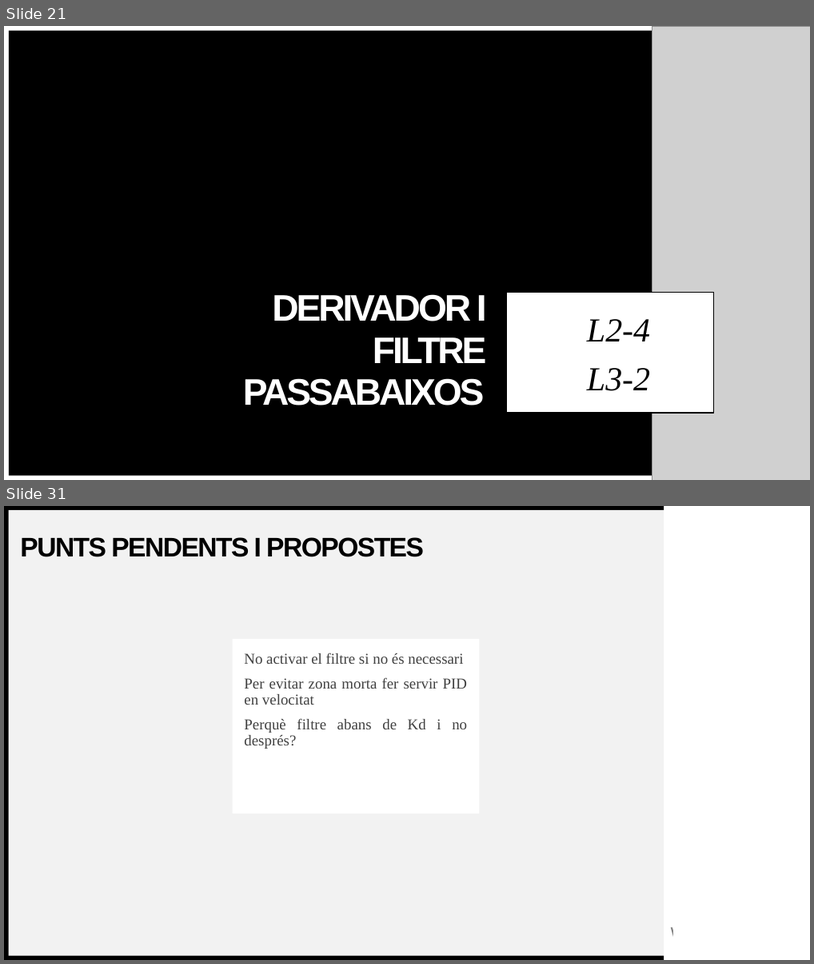
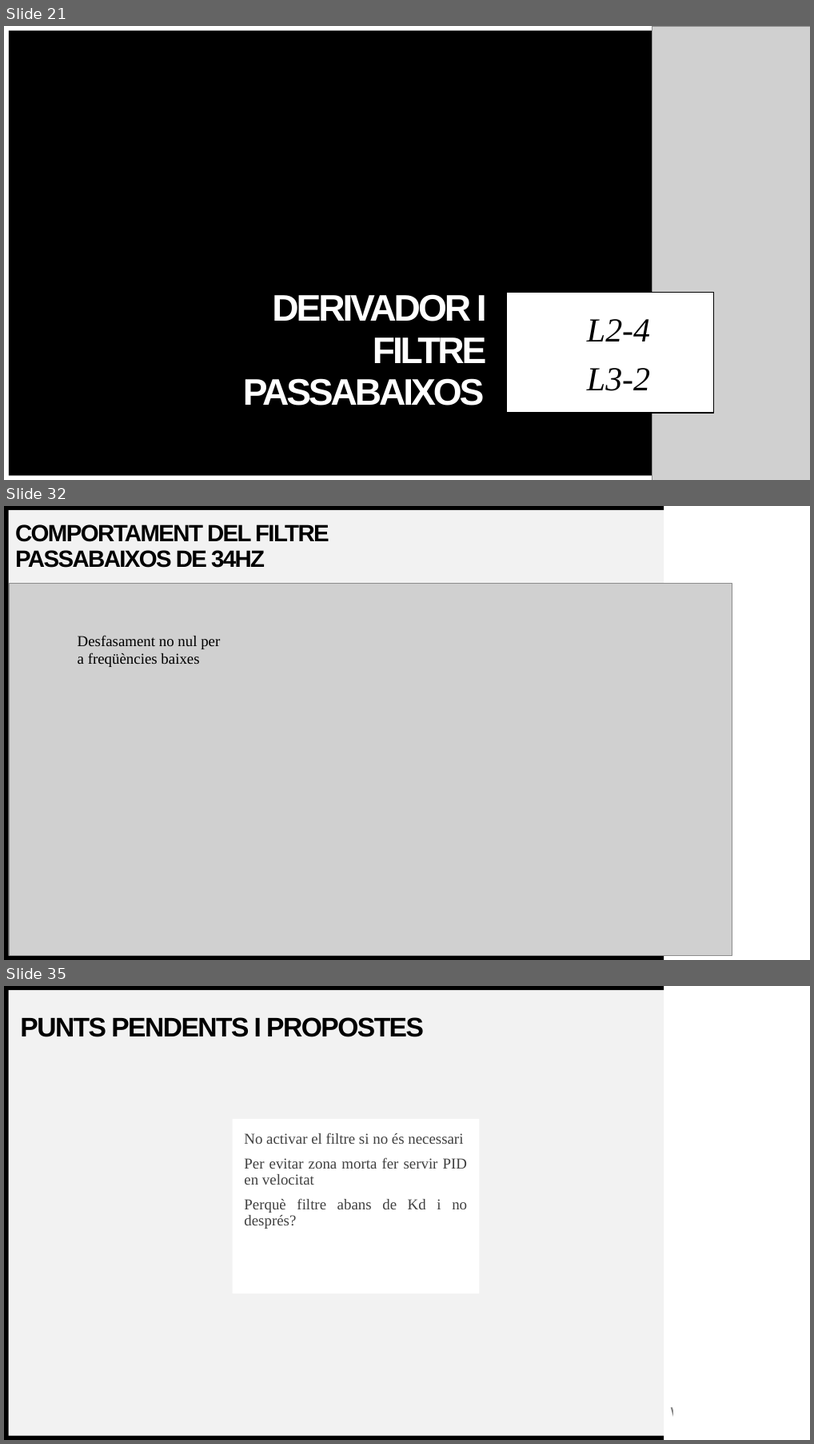
Before and after one commit to Argyrum/TFG-Control, a slide deck: Presentacions/Resultats de l’Anàlisi de la Planta de DS - Compendi 1-4 .pptx. Shown one above the other, each under a label of ours: slides 21 and 31 before the commit, slides 21, 32 and 35 after it; the slides between them are not shown. The pictures are 814x964 and 814x1444 pixels, drawn with LibreOffice and Linux fonts; fonts in the diff are those of the drawing; grey boxes stand for pictures. Boxes give left, top, right and bottom in pixels: in the first picture for what was removed or moved away, otherwise in the second. Text is boxed around its words. In the diff, an @@ line names an element or a change of style, - is before the commit and + after.

```diff
--- a/Presentacions/Resultats de l’Anàlisi de la Planta de DS - Compendi 1-4 .pptx
+++ b/Presentacions/Resultats de l’Anàlisi de la Planta de DS - Compendi 1-4 .pptx
@@ slide 32 added at [4,506,810,960], background #FFFFFF; not listed: 6 template elements that a slide beside it also shows @@
@@ title added at [15,524,330,568], 28 pt, text #000000, bold @@
+COMPORTAMENT DEL FILTRE PASSABAIXOS DE 34HZ
@@ picture added at [9,584,732,956] @@
@@ text added at [78,635,220,667], 18 pt, text #000000 @@
+Desfasament no nul per a freqüències baixes
@@ rectangle added at [674,920,810,960], fill #FFFFFF @@
@@ what was slide 31 is now slide 35 @@
```
Also in this commit, not shown: 2 slides changed, 3 other slides added, 10 other files.
